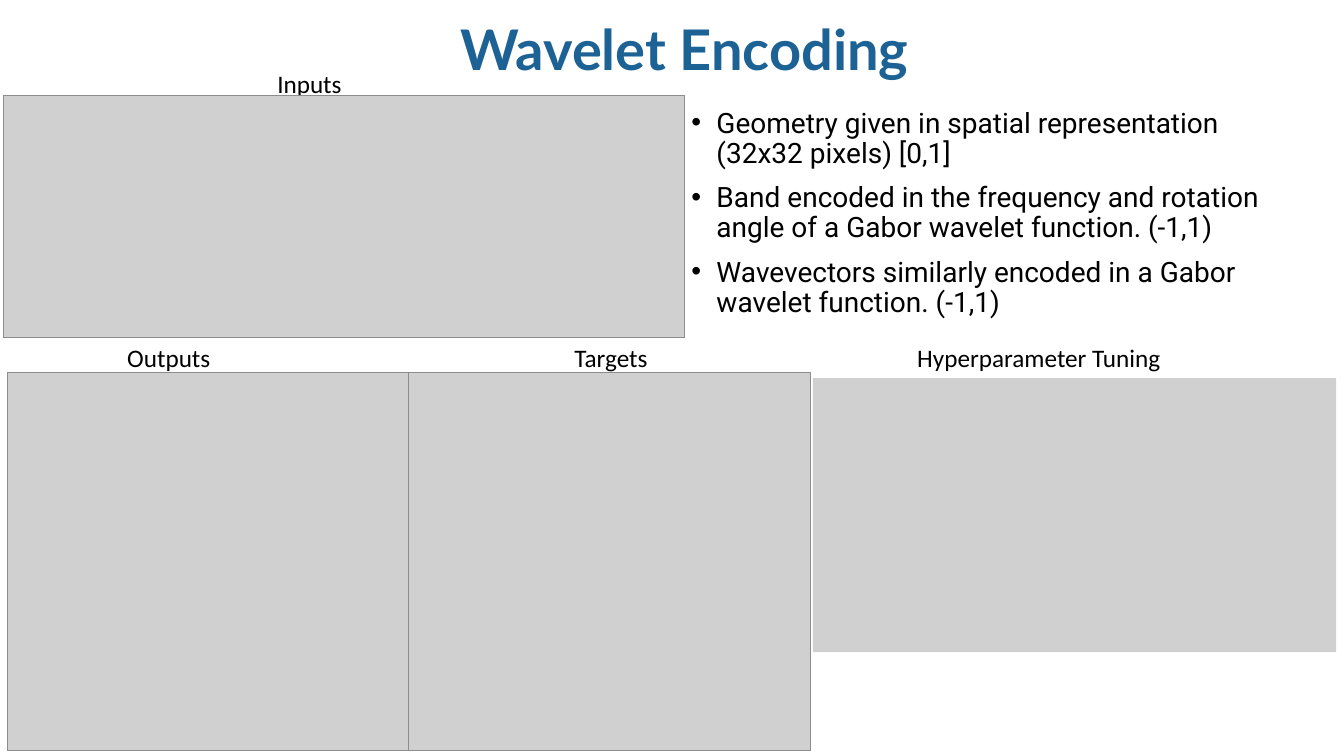
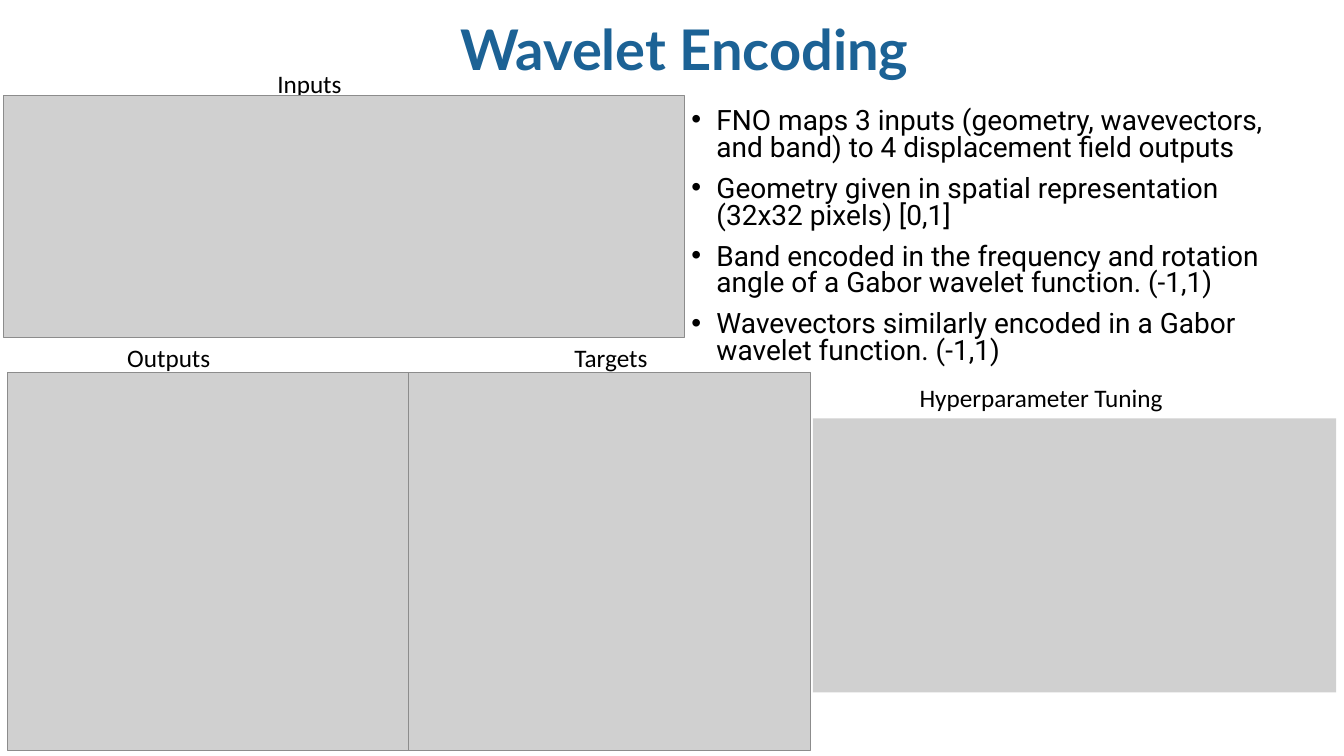
Before and after one commit to trutheresy/NO-2D-Metamaterials, a slide deck: slide 9 of NO_2D_metamaterials_talk.pptx. Drawn at 1344x756 pixels with LibreOffice and Linux fonts; fonts in the diff are those of the drawing; grey boxes stand for pictures; background and template pictures are left out. Boxes give left, top, right and bottom in pixels: in the first picture for what was removed or moved away, otherwise in the second. Text is boxed around its words. In the diff, an @@ line names an element or a change of style, - is before the commit and + after.

```diff
--- a/NO_2D_metamaterials_talk.pptx
+++ b/NO_2D_metamaterials_talk.pptx
@@ text at (x1=716, y1=108, x2=1262, y2=163): paragraph added @@
+• FNO maps 3 inputs (geometry, wavevectors, and band) to 4 displacement field outputs
@@ text at (x1=716, y1=177, x2=1258, y2=366): line spacing 0.9 to 0.8 @@
@@ text "Hyperparameter Tuning" moved from (x1=917, y1=349, x2=1160, y2=372) to (x1=920, y1=389, x2=1162, y2=412) @@
@@ picture moved from (x1=813, y1=378, x2=1336, y2=652) to (x1=813, y1=418, x2=1336, y2=693) @@
```
Also in this commit, not shown: 9 other slides changed.
